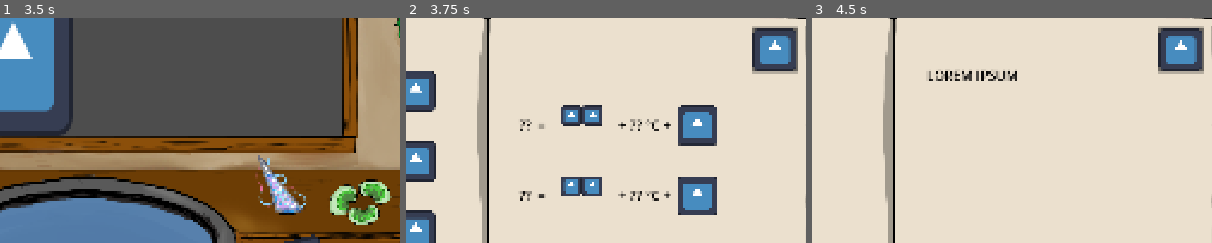
Above: before the commit, frames 1-3 (left to right).
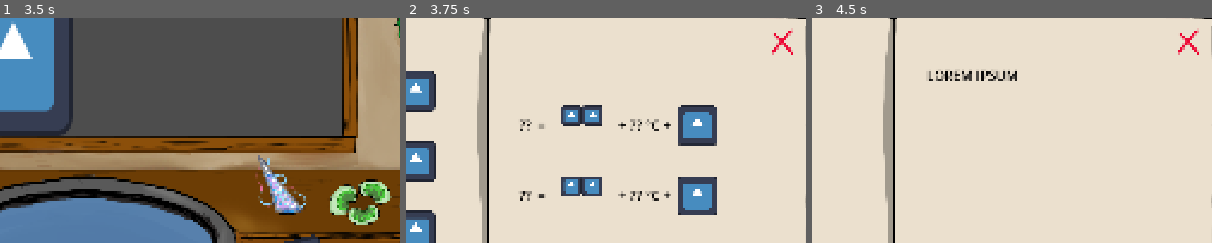
Above: after the commit, the same moments.

Repository: Eko199/Sugaming-Game-Jam-2026
Game: Godot game, scene res://main.tscn
The game is run twice, just before and just after one commit, with the same random seed, the same clock (stepped at 60 frames per second) and the same inputs. The engine's default icon, where the game draws it, is replaced by a stand-in: a white triangle on a blue panel in a dark square.
Inputs (mouse positions are % of the whole screen's width and height, from its top left):
- Up to frame 1 (3.5 s): click "Clockwise" at 0.5 s; click "Counterclockwise" at 1.25 s; click (46, 94) at 2 s; click (55, 95) at 2.75 s
- Up to frame 2 (3.75 s): click (16, 82) at 3.5 s
- Up to frame 3 (4.5 s): click (85, 18) at 4.25 s
The pictures show only the part of the screen within x 40-90%, y 18-68%; the shares and areas given below are measured in that part.

Frame 1 is identical in both runs. In frame 2, 2.5% of the frame differs, in the area x 86-98%, y 3-25%; in frame 3, 2.5%.

Commit message:
Use almanac exit texture

Diff:
--- a/ui/almanac_control.tscn
+++ b/ui/almanac_control.tscn
@@ -3,11 +3,11 @@
 [ext_resource type="Script" uid="uid://dgm1huqnuwkma" path="res://ui/almanac.gd" id="1_j4527"]
 [ext_resource type="Texture2D" uid="uid://bd5i8llst35wu" path="res://textures/open-book.png" id="2_8llnm"]
 [ext_resource type="Texture2D" uid="uid://ciykwiaxdcmhi" path="res://textures/red-tab.png" id="2_boy4e"]
-[ext_resource type="Texture2D" uid="uid://2c6dp0q3oc20" path="res://icon.svg" id="2_ytkxx"]
 [ext_resource type="Texture2D" uid="uid://2ti3mwqk8hai" path="res://textures/green-tab.png" id="3_bgjhh"]
 [ext_resource type="PackedScene" uid="uid://de1kknukqhl5m" path="res://ui/recipe.tscn" id="3_kyb6q"]
 [ext_resource type="Texture2D" uid="uid://dnq0pllbw3rji" path="res://textures/blue-tab.png" id="4_p800m"]
 [ext_resource type="Texture2D" uid="uid://cicush4i4a3xs" path="res://textures/yellow-tab.png" id="5_iu7ow"]
+[ext_resource type="Texture2D" uid="uid://cmpqm8s8u7u0q" path="res://textures/cross.png" id="8_boy4e"]
 
 [sub_resource type="LabelSettings" id="LabelSettings_3ftik"]
 font_size = 67
@@ -268,14 +268,16 @@
 
 [node name="Exit" type="Button" parent="ExitControl" unique_id=1318284532]
 layout_mode = 0
-offset_left = 1695.0
+offset_left = 1738.0
 offset_top = 117.5
 offset_right = 1831.0
-offset_bottom = 253.5
+offset_bottom = 210.5
 size_flags_horizontal = 8
 size_flags_vertical = 0
 mouse_default_cursor_shape = 2
-icon = ExtResource("2_ytkxx")
+icon = ExtResource("8_boy4e")
+flat = true
+expand_icon = true
 
 [connection signal="pressed" from="Bookmarks/CookingBtn" to="." method="_on_cooking_btn_pressed"]
 [connection signal="pressed" from="Bookmarks/IngredientsBtn" to="." method="_on_ingredients_btn_pressed"]
Binary file added: textures/cross.png
Not shown, added: textures/cross.png.import
